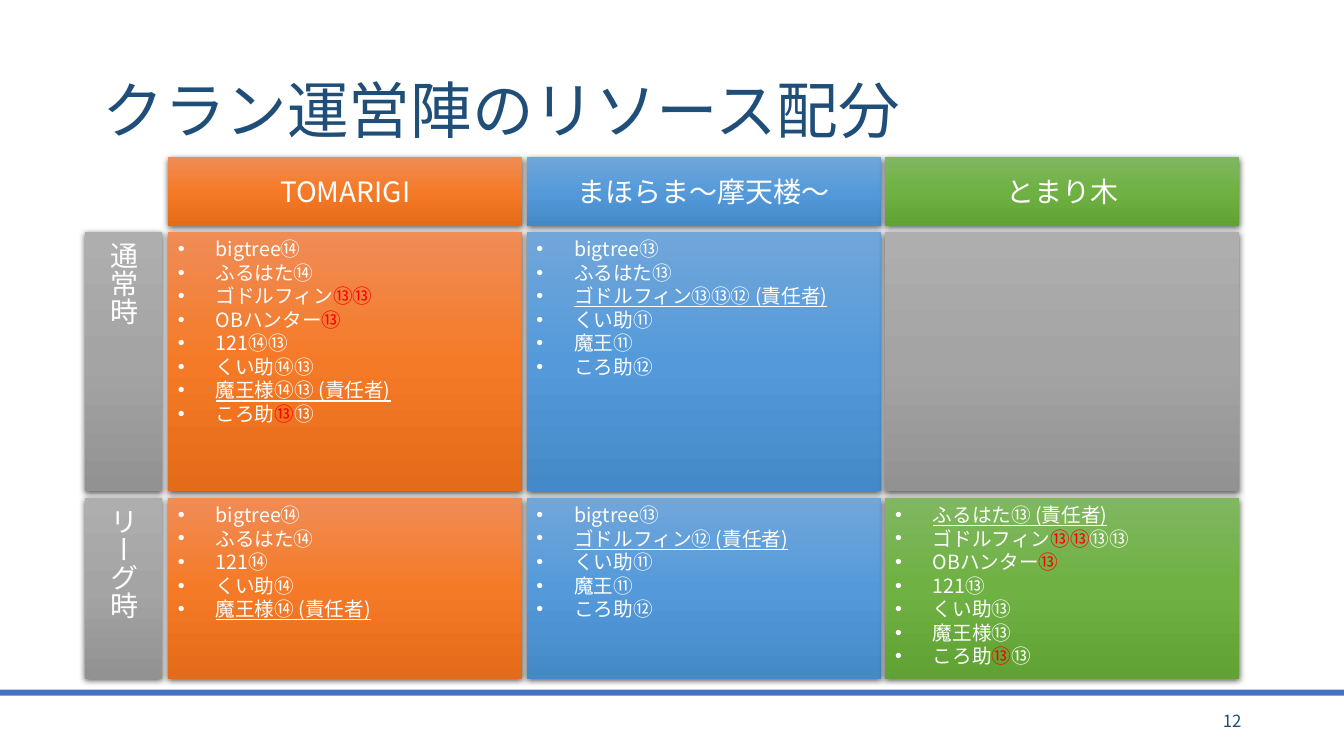
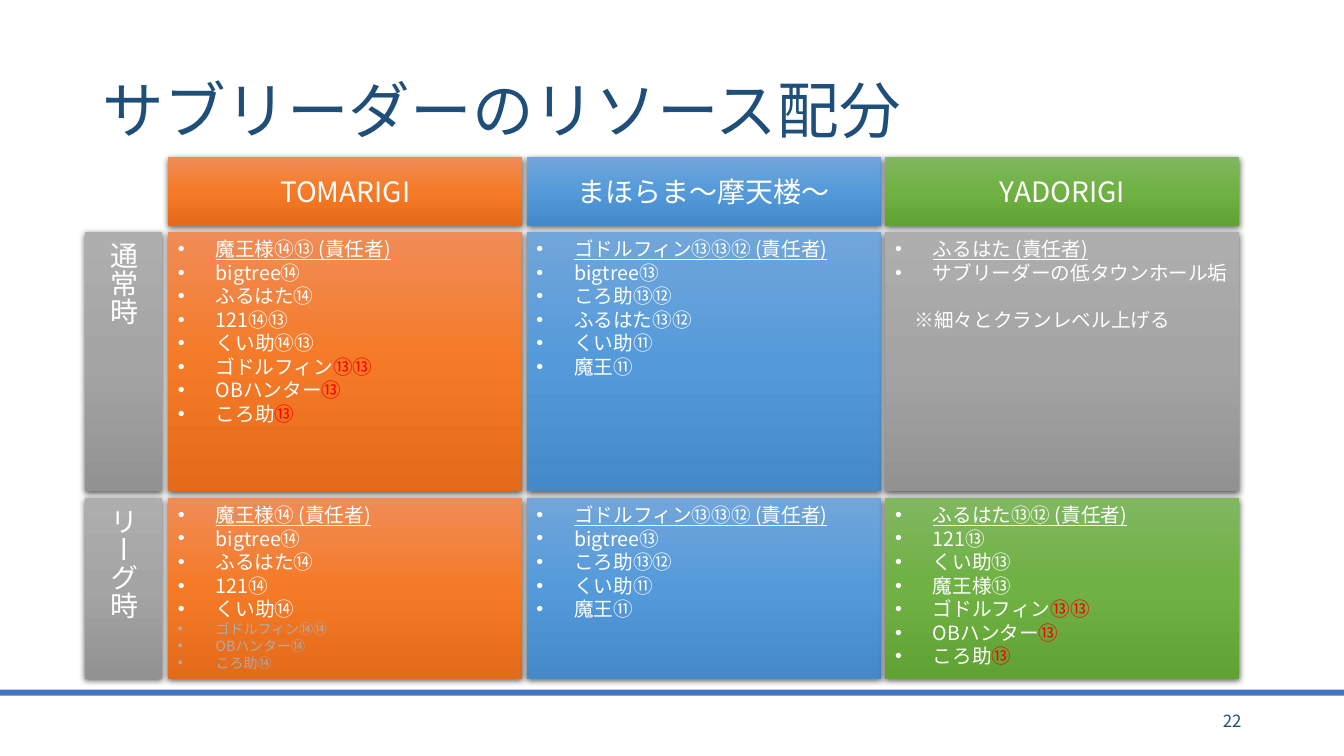
Before and after one commit to bigtreeCoC/documents, a slide deck: slide 22 of TOMARIGI.pptx (slide 12 before the commit). Drawn at 1344x756 pixels with LibreOffice and Linux fonts; fonts in the diff are those of the drawing. Boxes give left, top, right and bottom in pixels: in the first picture for what was removed or moved away, otherwise in the second. Text is boxed around its words. In the diff, an @@ line names an element or a change of style, - is before the commit and + after.

Commit message:
東方とまほらま(5版) TOMARIGIについて

```diff
--- a/TOMARIGI.pptx
+++ b/TOMARIGI.pptx
@@ title at [102,80,900,138]: text changed @@
-クラン運営陣のリソース配分
+サブリーダーのリソース配分
@@ text in rectangle at [1000,181,1125,203]: text changed @@
-とまり木
+YADORIGI
@@ text in rectangle at [216,239,390,260]: paragraph added @@
+• 魔王様⑭⑬ (責任者)
@@ text in rectangle at [574,239,827,260]: paragraph added @@
+• ゴドルフィン⑬⑬⑫ (責任者)
@@ text in rectangle at [915,240,1228,329]: text added @@
+• ふるはた (責任者)
+• サブリーダーの低タウンホール垢
+※細々とクランレベル上げる
@@ text in rectangle at [574,283,691,329]: text changed @@
-• ふるはた⑬
-• ゴドルフィン⑬⑬⑫ (責任者)
+• ころ助⑬⑫
+• ふるはた⑬⑫
@@ text in rectangle at [216,310,314,352]: paragraphs added @@
+• 121⑭⑬
+• くい助⑭⑬
@@ text in rectangle at [574,357,652,376]: paragraph removed @@
-• ころ助⑫
@@ text in rectangle at [216,404,295,423]: text changed @@
-• 121⑭⑬
-• くい助⑭⑬
-• 魔王様⑭⑬ (責任者)
-• ころ助⑬⑬
+• ころ助⑬
@@ text in rectangle at [216,505,371,526]: paragraph added @@
+• 魔王様⑭ (責任者)
@@ text in rectangle at [574,505,827,526]: paragraph added @@
+• ゴドルフィン⑬⑬⑫ (責任者)
@@ text in rectangle at [933,505,1127,526]: text changed @@
-• ふるはた⑬ (責任者)
-• ゴドルフィン⑬⑬⑬⑬
-• OBハンター⑬
+• ふるはた⑬⑫ (責任者)
@@ text in rectangle at [574,549,672,571]: text changed @@
-• ゴドルフィン⑫ (責任者)
+• ころ助⑬⑫
@@ text in rectangle at [574,599,652,618]: paragraph removed @@
-• ころ助⑫
@@ text in rectangle at [933,599,1090,665]: text changed @@
-• ころ助⑬⑬
+• ゴドルフィン⑬⑬
+• OBハンター⑬
+• ころ助⑬
@@ text in rectangle at [216,622,327,669]: text changed; size 14 to 10 pt; text colour #FFFFFF to #AFABAB @@
-• 魔王様⑭ (責任者)
+• ゴドルフィン⑭⑭
+• OBハンター⑭
+• ころ助⑭
@@ page number at [1223,714,1242,727]: text changed @@
-12
+22
```
Also in this commit, not shown: 10 other slides changed, 9 slides added, 2 slides removed, 3 other files.
